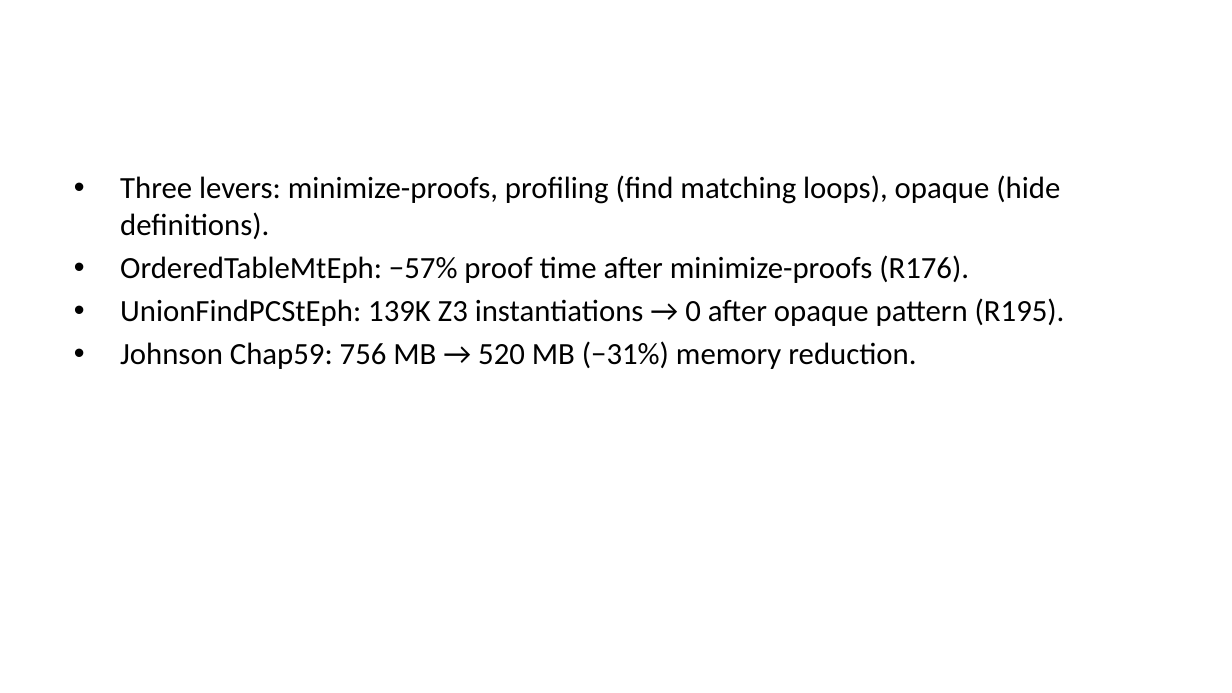
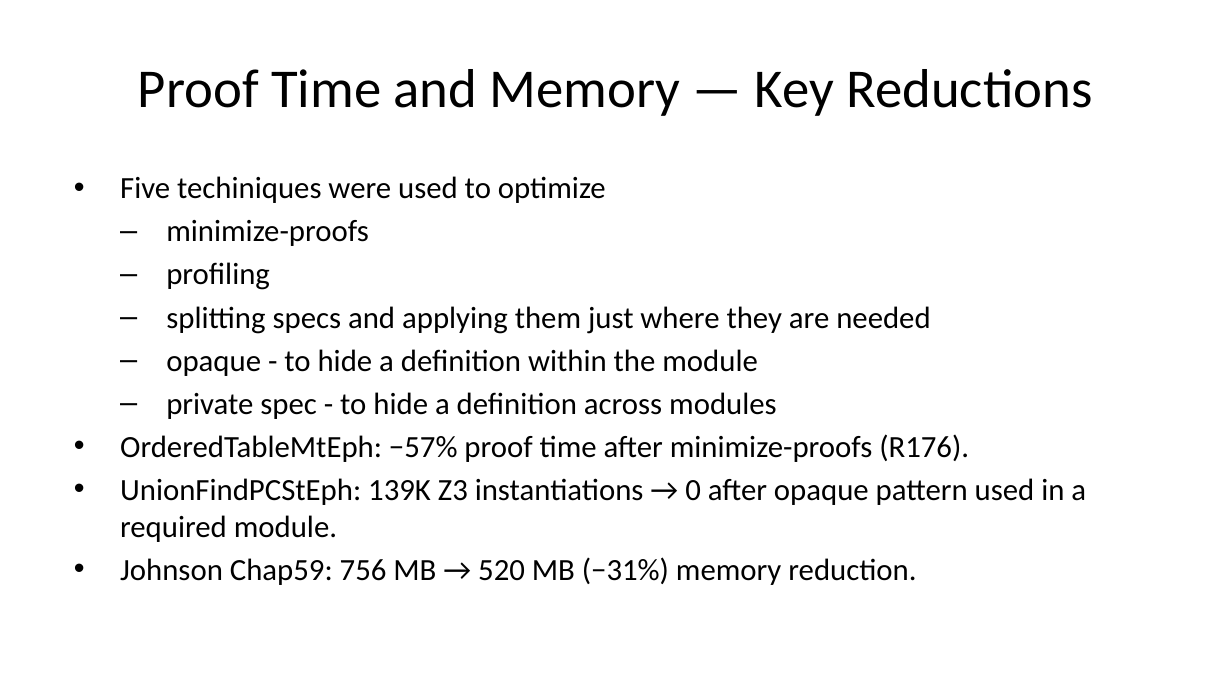
Before and after one commit to briangmilnes/APAS-VERUS, a slide deck: slide 53 of lectures/slidesMSR.pptx (slide 52 before the commit). Drawn at 1232x693 pixels with LibreOffice and Linux fonts; fonts in the diff are those of the drawing. Boxes give left, top, right and bottom in pixels: in the first picture for what was removed or moved away, otherwise in the second. Text is boxed around its words. In the diff, an @@ line names an element or a change of style, - is before the commit and + after.

```diff
--- a/lectures/slidesMSR.pptx
+++ b/lectures/slidesMSR.pptx
@@ title added at bbox=[138, 69, 1092, 116], 32 pt, text #000000 @@
+Proof Time and Memory — Key Reductions
@@ text at bbox=[120, 176, 930, 419]: text changed @@
-• Three levers: minimize-proofs, profiling (find matching loops), opaque (hide definitions).
+• Five techiniques were used to optimize
+  – minimize-proofs
+  – profiling
+  – splitting specs and applying them just where they are needed
+  – opaque - to hide a definition within the module
+  – private spec - to hide a definition across modules
@@ text at bbox=[120, 478, 1086, 542]: text changed @@
-• UnionFindPCStEph: 139K Z3 instantiations → 0 after opaque pattern (R195).
+• UnionFindPCStEph: 139K Z3 instantiations → 0 after opaque pattern used in a required module.
```
Also in this commit, not shown: 20 other slides changed, 1 slide added, 3 other files.
